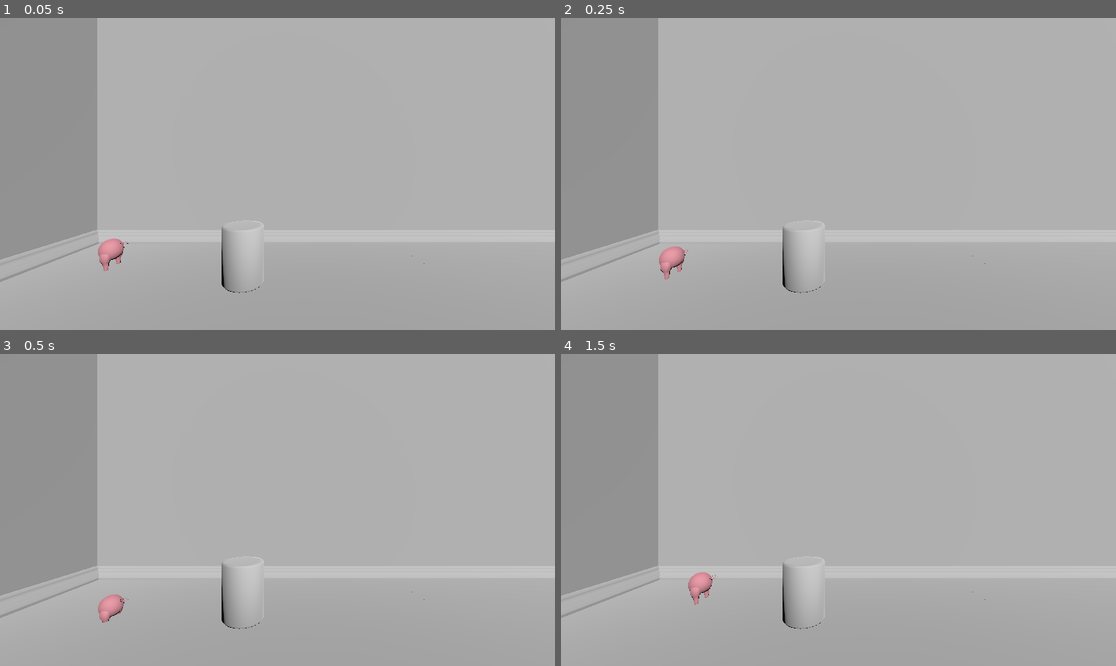
Above: before the commit, frames 1-4 (two rows, left to right).
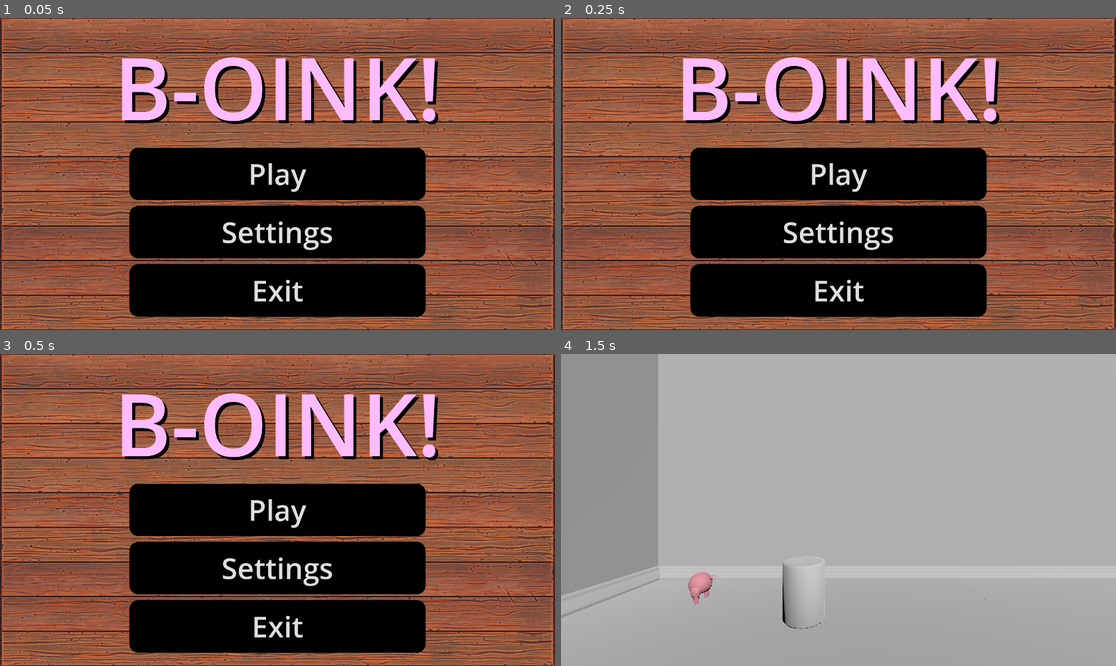
Above: after the commit, the same moments.

Repository: CoffeeMugTwo/b_oink
Game: Godot game, scene res://Scenes/main_menu.tscn
The game is run twice, just before and just after one commit, with the same random seed, the same clock (stepped at 60 frames per second) and the same inputs. Before the commit the project starts from res://Scenes/World.tscn.
Inputs (mouse positions are in pixels of both pictures, inside the frame that each line leads up to):
- Up to frame 1 (0.05 s): no input
- Up to frame 2 (0.25 s): no input
- Up to frame 3 (0.5 s): no input
- Up to frame 4 (1.5 s): click (838, 510) at 0.5 s, where only the run after the commit has a clickable "Play"; tap Enter (ui_accept) at 1.25 s; hold Right (ui_right) from 1.28 s (still down)

The runs differ from the first frame. In frame 1, 100% of the frame differs, in the area x 0-100%, y 0-100%; in frame 2, 100%; in frame 3, 100%; in frame 4, nothing differs.

Commit message:
Changed Resolution, Connected PLlay Button to world

Diff:
--- a/b-oink/Scenes/main_menu.tscn
+++ b/b-oink/Scenes/main_menu.tscn
@@ -68,7 +68,7 @@
 layout_mode = 1
 anchors_preset = -1
 anchor_left = 0.5
-anchor_top = 0.7300926
+anchor_top = 0.62824076
 anchor_right = 0.5
 anchor_bottom = 0.62824076
 offset_left = -512.0
--- a/b-oink/main_menu.gd
+++ b/b-oink/main_menu.gd
@@ -12,7 +12,7 @@
 
 
 func _on_play_button_pressed() -> void:
-	get_tree().change_scene_to_file("res://Scenes/TEst_Art.tscn")
+	get_tree().change_scene_to_file("res://Scenes/World.tscn")
 
 
 func _on_settings_button_pressed() -> void:
--- a/b-oink/project.godot
+++ b/b-oink/project.godot
@@ -11,7 +11,12 @@
 [application]
 
 config/name="b_oink"
-run/main_scene="uid://c12rwdhvobuir"
+run/main_scene="uid://bjyep4puhj11h"
 config/features=PackedStringArray("4.5", "Forward Plus")
 config/icon="res://icon.svg"
 <<<<<<<HEADrun/main_scene="uid://c12rwdhvobuir"
+
+[display]
+
+window/size/viewport_width=1920
+window/size/viewport_height=1080
